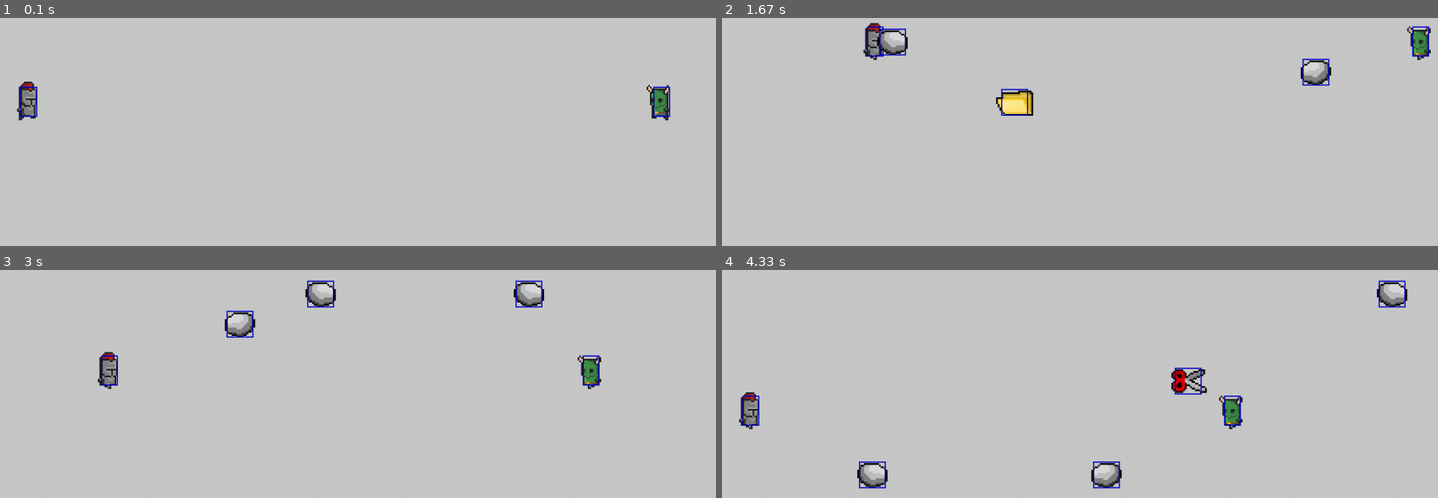
Above: before the commit, frames 1-4 (two rows, left to right).
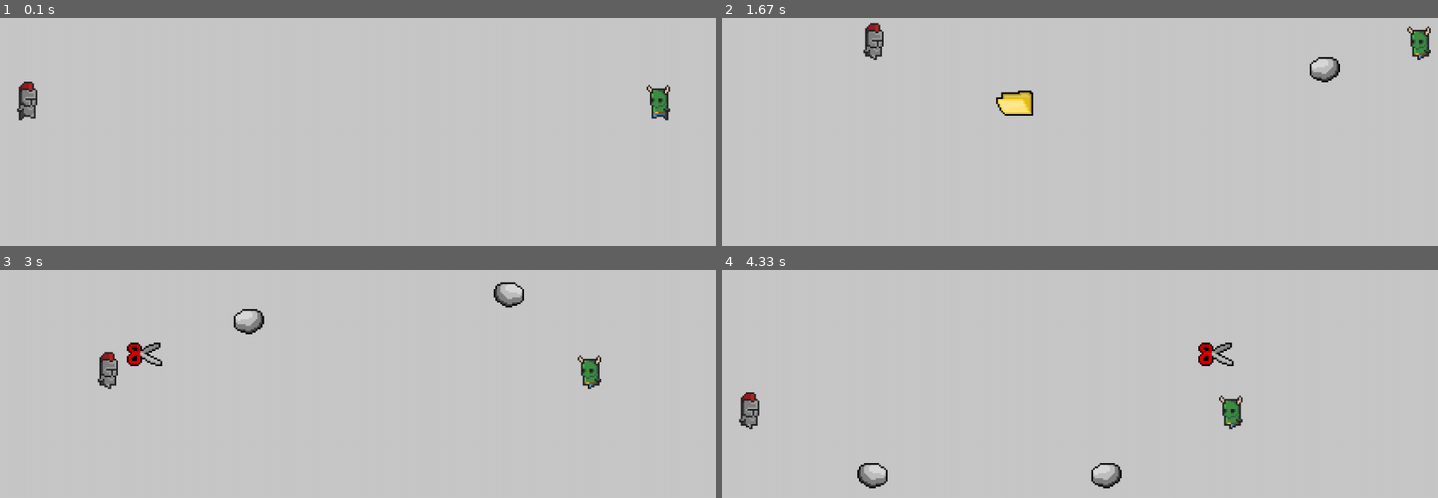
Above: after the commit, the same moments.

Repository: OscarVinhNguyen/RPS_Shoot
Game: pygame game, started from pygame_rock_paper_scissors.py
Same seed, same stepped clock (60 frames per second), same inputs: the game is played once before the commit and once after it.
Inputs:
- Up to frame 1 (0.1 s): no input
- Up to frame 2 (1.67 s): tap Enter at 0.33 s; hold Right 0.67-1.13 s; hold D 0.67-1.13 s; tap F at 0.73, 1.03, 1.23, 1.57 s; tap G at 0.82 s; hold Up 1.17-1.47 s; hold W 1.17-1.47 s; tap Right Shift at 1.32 s; hold Right from 1.5 s (still down); hold D from 1.5 s (still down)
- Up to frame 3 (3 s): tap F at 1.87, 2.07, 2.37, 2.63, 2.97 s; release Right at 1.97 s; release D at 1.97 s; hold Left 2-2.53 s; hold A 2-2.53 s; tap G at 2.15 s; hold \ 2.57-2.87 s; hold Down 2.57-2.87 s; hold S 2.57-2.87 s; tap Right Shift at 2.72 s; hold H from 2.9 s (still down); hold Down from 2.9 s (still down); hold S from 2.9 s (still down)
- Up to frame 4 (4.33 s): release H at 3.2 s; release Down at 3.2 s; release S at 3.2 s; hold Down 3.23-3.53 s; hold S 3.23-3.53 s; tap F at 3.3, 3.63, 3.93, 4.07 s; tap G at 3.38 s; hold Left 3.57-3.97 s; hold A 3.57-3.97 s; tap Right Shift at 3.72 s; hold Up from 4 s (still down); hold W from 4 s (still down)

The runs differ from the first frame. In frame 1, 0.2% of the frame differs, in the area x 2-94%, y 29-44%; in frame 2, 1.0%; in frame 3, 1.8%, in the area x 14-84%, y 4-51%; in frame 4, 1.5%.

Commit message:
Created several methods

Diff:
--- a/pygame_rock_paper_scissors.py
+++ b/pygame_rock_paper_scissors.py
@@ -17,6 +17,7 @@
         self.y = y
         self. spd = spd
         self.cooldown = cooldown
+        self.cooldown_timer = 0
         self.hitbox = (self.x-4*3, self.y-4*3, 10*3, 18*3)
 
     def movement_controls(self, left_key, right_key, up_key, down_key):
@@ -29,9 +30,37 @@
         if keys[down_key] and self.y < win_h - 64 - self.spd:
             self.y += self.spd
 
-    def draw_hitbox(self, win):
+    def RPS_shoot_controls(self, player):
+        if player == 1:
+            if self.cooldown_timer > 0:
+                self.cooldown_timer -= 1
+            if self.cooldown_timer <= 0:
+                if keys[pygame.K_f]:
+                    bullets.append(Projectile(player_1.x+8*3, player_1.y+16, 1, proj_spd, spr_index=0, variety=1)) # rock
+                    self.cooldown_timer = player_1.cooldown
+                elif keys[pygame.K_g]:
+                    bullets.append(Projectile(player_1.x+8*3, player_1.y+16, 1, proj_spd, spr_index=1, variety=2)) # paper
+                    self.cooldown_timer = player_1.cooldown
+                elif keys[pygame.K_h]:
+                    bullets.append(Projectile(player_1.x+8*3, player_1.y+16, 1, proj_spd, spr_index=2, variety=3)) # scissors
+                    self.cooldown_timer = player_1.cooldown
+        if player == 2:
+            if self.cooldown_timer > 0:
+                self.cooldown_timer -= 1
+            if self.cooldown_timer <= 0:
+                if keys[pygame.K_RSHIFT]:
+                    bullets.append(Projectile(player_2.x-8*3, player_2.y+16, -1, proj_spd, spr_index=2, variety=1)) # rock
+                    self.cooldown_timer = player_2.cooldown
+                elif keys[pygame.K_RETURN]:
+                    bullets.append(Projectile(player_2.x-8*3, player_2.y+16, -1, proj_spd, spr_index=1, variety=2)) # paper
+                    self.cooldown_timer = player_2.cooldown
+                elif keys[pygame.K_BACKSLASH]:
+                    bullets.append(Projectile(player_2.x-8*3, player_2.y+16, -1, proj_spd, spr_index=0, variety=3)) # scissors
+                    self.cooldown_timer = player_2.cooldown
+
+    def set_hitbox(self, win): # for debugging and setting hiboxes
         self.hitbox = (self.x-4*3, self.y-4*3, 10*3, 18*3)
-        pygame.draw.rect(win, (0, 0, 200), self.hitbox, 2)
+        # pygame.draw.rect(win, (0, 0, 200), self.hitbox, 2)
 
 class Projectile():
     def __init__(self, x, y, direction, spd, spr_index, variety):
@@ -43,12 +72,11 @@
         self.variety = variety
         self.hitbox = (self.x-8*3, self.y-8*3, 16*3, 16*3)
 
-    def draw_hitbox(self, win):
+    def set_hitbox(self, win):
         self.hitbox = (self.x-8*3, self.y-8*3, 16*3, 16*3)
-        pygame.draw.rect(win, (0, 0, 200), self.hitbox, 2)
-
-    # decide player 1 and player 2 projectile collisions for the RPS mechanic
-    def bullet_collision(self, targ_bullet, all_bullets):
+        # pygame.draw.rect(win, (0, 0, 200), self.hitbox, 2)
+
+    def bullet_collision(self, targ_bullet, all_bullets): # calculate player 1 and player 2 projectile collisions for the RPS mechanic
         for test_bullet in all_bullets:
             if test_bullet == targ_bullet:
                 pass
@@ -59,8 +87,8 @@
                 elif targ_bullet.direction == -1:
                     player_2_proj = targ_bullet
                     player_1_proj = test_bullet
-                # running math to determine what bullet wins
-                results = (player_1_proj.variety) - (player_2_proj.variety + 10)
+
+                results = (player_1_proj.variety) - (player_2_proj.variety + 10) # running math to determine what bullet wins
                 if results == -10:
                     all_bullets.pop(all_bullets.index(player_1_proj))
                     all_bullets.pop(all_bullets.index(player_2_proj))
@@ -69,6 +97,28 @@
                 elif results == -8 or results == -11:
                     all_bullets.pop(all_bullets.index(player_1_proj))
 
+    def player_collision(self, bullets_list):
+        if self.direction == 1: # checking bullet collisions with players
+            if check_collision(self, player_2):
+                bullets_list.pop(bullets_list.index(self))
+        if self.direction == -1:
+            if check_collision(self, player_1):
+                bullets_list.pop(bullets_list.index(self))
+
+    def move_bullet(self, bullets_list):
+        if self.x > 0 and self.x < win_w: # bullet movement
+            self.x += self.vel
+        else:
+            bullets_list.pop(bullets_list.index(self)) # bullet deletion offscreen
+
+    def draw_bullet(self):
+        if self.direction == 1: # draw bullets
+            spr_proj.draw(win, self.spr_index, self.x, self.y, handle=CENTER_HANDLE)
+            self.set_hitbox(win)
+        if bullet.direction == -1:
+            spr2_proj.draw(win, self.spr_index, self.x, self.y, handle=CENTER_HANDLE)
+            self.set_hitbox(win)
+
 class SpriteSheet():
     def __init__(self, sheet, cols, rows):
         self.sheet = sheet
@@ -96,9 +146,9 @@
     return pygame.transform.scale(sprite, (cols*sprite_size*scale_factor, rows*sprite_size*scale_factor))
 
 def check_collision(obj1, obj2): # requires objects to have defined hitboxes
-    # collision check on the y-axis
-    if obj1.hitbox[1] < obj2.hitbox[1] + obj2.hitbox[3] and obj1.hitbox[1] + obj1.hitbox[3] > obj2.hitbox[1]:
-        if obj1.hitbox[0] < obj2.hitbox[0] + obj2.hitbox[2] and obj1.hitbox[0] + obj1.hitbox[2] > obj2.hitbox[0]:
+
+    if obj1.hitbox[1] < obj2.hitbox[1] + obj2.hitbox[3] and obj1.hitbox[1] + obj1.hitbox[3] > obj2.hitbox[1]: # collision check on the y-axis
+        if obj1.hitbox[0] < obj2.hitbox[0] + obj2.hitbox[2] and obj1.hitbox[0] + obj1.hitbox[2] > obj2.hitbox[0]: # collision check on the x-axis
             return True
 
 # def redraw_game_window (needed?)
@@ -120,44 +170,31 @@
 
 index_update = 5 # update sprite every 5 frames (out of 60 FPS (12 sprite frams per second))
 
-# shooting cooldown timer used in conjuction with Player.cooldown
-player_1_shoot_timer = 0
-player_2_shoot_timer = 0
-
-# projectile speed for all players
-proj_spd = 8
-
-player_1 = Player(mode='player', color=(50, 50, 250), x=50, y=win_h/2-25, spd=6, cooldown=40)
-player_2 = Player(mode='player', color=(50, 175, 50), x=win_w-100, y=win_h/2-25, spd=6, cooldown=40)
+player_1 = Player(mode='player', color=(50, 50, 250), x=50, y=win_h/2-25, spd=6, cooldown=60)
+player_2 = Player(mode='player', color=(50, 175, 50), x=win_w-100, y=win_h/2-25, spd=6, cooldown=60)
 
 player_1_has_control = True
 player_2_has_control = True
 
+proj_spd = 8 # projectile speed for all players
+
 # load, scale, and set sprites
-
-# player sprites
-spr_knight_file = pygame.image.load("spr_rpss_knight.png")
+spr_knight_file = pygame.image.load("spr_rpss_knight.png") # player sprites
 spr_orc_file = pygame.image.load("spr_rpss_orc.png")
-
-spr_knight_scaled = scale_sprite(spr_knight_file, 32, 7, 3, 3)
+spr_knight_scaled = scale_sprite(spr_knight_file, 32, 7, 3, 3) # scale sprites
 spr_orc_scaled = scale_sprite(spr_orc_file, 32, 7, 3, 3)
-
-spr_knight = SpriteSheet(spr_knight_scaled, 7, 3)
+spr_knight = SpriteSheet(spr_knight_scaled, 7, 3) # put into a sprite sheet
 spr_orc = SpriteSheet(spr_orc_scaled, 7, 3)
 
-# projectile sprites
-spr_proj_file = pygame.image.load("spr_rpss_projectiles.png")
+spr_proj_file = pygame.image.load("spr_rpss_projectiles.png") # projectile sprites
 spr_proj_scaled = scale_sprite(spr_proj_file, 32, 3, 1, 3)
 spr_proj = SpriteSheet(spr_proj_scaled, 3, 1)
-
-spr2_proj_flipped = pygame.transform.flip(spr_proj_scaled, True, False)
+spr2_proj_flipped = pygame.transform.flip(spr_proj_scaled, True, False) # flip projectiles for player 2
 spr2_proj = SpriteSheet(spr2_proj_flipped, 3, 1)
 
-# bullet object list
-bullets = []
-
-# main run loop thingy
-run = True
+bullets = []# bullet object list
+
+run = True # main run loop thingy
 while run:
     clock.tick(FPS)
 
@@ -167,39 +204,35 @@
 
     win.fill((200, 200, 200))
 
-    # draw the character referencing the draw method in the class, SpritSheet()
-    spr_knight.draw(win, (index % 4)+7, player_1.x, player_1.y, CENTER_HANDLE)
+    spr_knight.draw(win, (index % 4)+7, player_1.x, player_1.y, CENTER_HANDLE) # draw the character referencing the draw method in the class, SpritSheet()
     spr_orc.draw(win, (index % 4)+7, player_2.x, player_2.y, CENTER_HANDLE)
-
-    # updating hitbox location to the players location
-    player_1.draw_hitbox(win)
-    player_2.draw_hitbox(win)
-
-
-    # checking bullet collisions with one another
+    player_1.set_hitbox(win)
+    player_2.set_hitbox(win)
+
     for bullet in bullets:
-        bullet.bullet_collision(targ_bullet=bullet, all_bullets=bullets)
-
-    for bullet in bullets:
-        if bullet.direction == 1:
-            if check_collision(bullet, player_2):
-                bullets.pop(bullets.index(bullet))
-        elif bullet.direction == -1:
-            if check_collision(bullet, player_1):
-                bullets.pop(bullets.index(bullet))
-        if bullet.x > 0 and bullet.x < win_w:
-            bullet.x += bullet.vel
-        else:
-            bullets.pop(bullets.index(bullet))
-
-    # draw bullets from the bullets list
-    for bullet in bullets:
-        if bullet.direction == 1:
-            spr_proj.draw(win, bullet.spr_index, bullet.x, bullet.y, handle=CENTER_HANDLE)
-            bullet.draw_hitbox(win)
-        if bullet.direction == -1:
-            spr2_proj.draw(win, bullet.spr_index, bullet.x, bullet.y, handle=CENTER_HANDLE)
-            bullet.draw_hitbox(win)
+        bullet.bullet_collision(targ_bullet=bullet, all_bullets=bullets) # checking bullet collisions with one another
+
+        bullet.player_collision(bullets)
+        bullet.move_bullet(bullets)
+        bullet.draw_bullet()
+        # if bullet.direction == 1: # checking bullet collisions with players
+        #     if check_collision(bullet, player_2):
+        #         bullets.pop(bullets.index(bullet))
+        # if bullet.direction == -1:
+        #     if check_collision(bullet, player_1):
+        #         bullets.pop(bullets.index(bullet))
+
+        # if bullet.x > 0 and bullet.x < win_w: # bullet movement and deletion offscreen
+        #     bullet.x += bullet.vel
+        # else:
+        #     bullets.pop(bullets.index(bullet))
+
+        # if bullet.direction == 1: # draw bullets from the bullets list
+        #     spr_proj.draw(win, bullet.spr_index, bullet.x, bullet.y, handle=CENTER_HANDLE)
+        #     bullet.set_hitbox(win)
+        # if bullet.direction == -1:
+        #     spr2_proj.draw(win, bullet.spr_index, bullet.x, bullet.y, handle=CENTER_HANDLE)
+        #     bullet.set_hitbox(win)
 
     # sprite (index) frame rate
     index_timer += 1
@@ -209,47 +242,14 @@
 
     keys = pygame.key.get_pressed()
 
-    # RPS shoot timers counting down; stops at zero
-    if player_1_shoot_timer > 0:
-        player_1_shoot_timer -= 1
-
-    if player_2_shoot_timer > 0:
-        player_2_shoot_timer -= 1
-
-    # player 1 controls (and screen boundaries)
+    # player 1 controls (movement, screen boundaries, shooting)
     if player_1_has_control:
-
-        # shooting
-        if player_1_shoot_timer <= 0:
-            if keys[pygame.K_f]:
-                bullets.append(Projectile(player_1.x+8*3, player_1.y+16, 1, proj_spd, spr_index=0, variety=1)) # rock
-                player_1_shoot_timer = player_1.cooldown
-            elif keys[pygame.K_g]:
-                bullets.append(Projectile(player_1.x+8*3, player_1.y+16, 1, proj_spd, spr_index=1, variety=2)) # paper
-                player_1_shoot_timer = player_1.cooldown
-            elif keys[pygame.K_h]:
-                bullets.append(Projectile(player_1.x+8*3, player_1.y+16, 1, proj_spd, spr_index=2, variety=3)) # scissors
-                player_1_shoot_timer = player_1.cooldown
-
-        # movement
+        player_1.RPS_shoot_controls(1)
         player_1.movement_controls(pygame.K_a, pygame.K_d, pygame.K_w, pygame.K_s)
 
-    # player 2 controls (and screen boundaries)
+    # player 2 controls (movement, screen boundaries, shooting)
     if player_2_has_control:
-
-        # shooting
-        if player_2_shoot_timer <= 0:
-            if keys[pygame.K_RSHIFT]:
-                bullets.append(Projectile(player_2.x-8*3, player_2.y+16, -1, proj_spd, spr_index=2, variety=1)) # rock
-                player_2_shoot_timer = player_2.cooldown
-            elif keys[pygame.K_RETURN]:
-                bullets.append(Projectile(player_2.x-8*3, player_2.y+16, -1, proj_spd, spr_index=1, variety=2)) # paper
-                player_2_shoot_timer = player_2.cooldown
-            elif keys[pygame.K_BACKSLASH]:
-                bullets.append(Projectile(player_2.x-8*3, player_2.y+16, -1, proj_spd, spr_index=0, variety=3)) # scissors
-                player_2_shoot_timer = player_2.cooldown
-
-        # movement
+        player_2.RPS_shoot_controls(2)
         player_2.movement_controls(pygame.K_LEFT, pygame.K_RIGHT, pygame.K_UP, pygame.K_DOWN)
 
     pygame.display.update()
